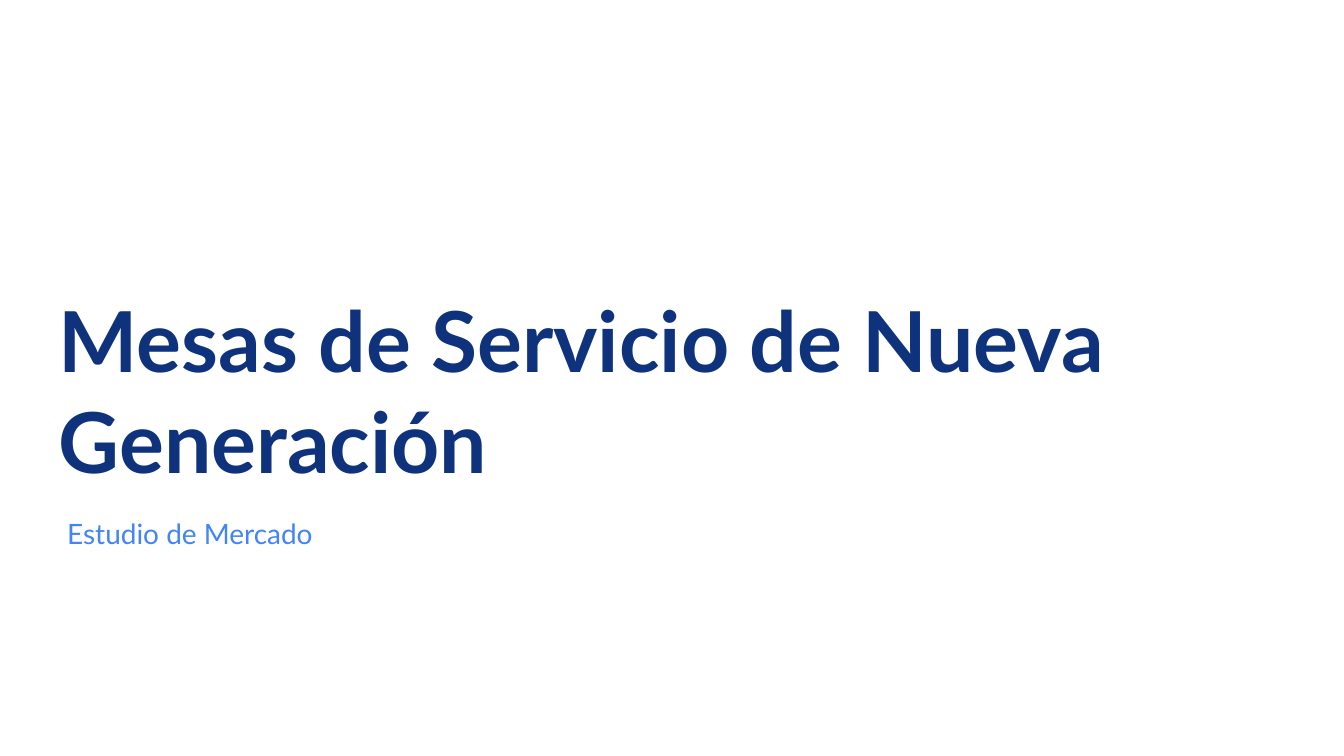
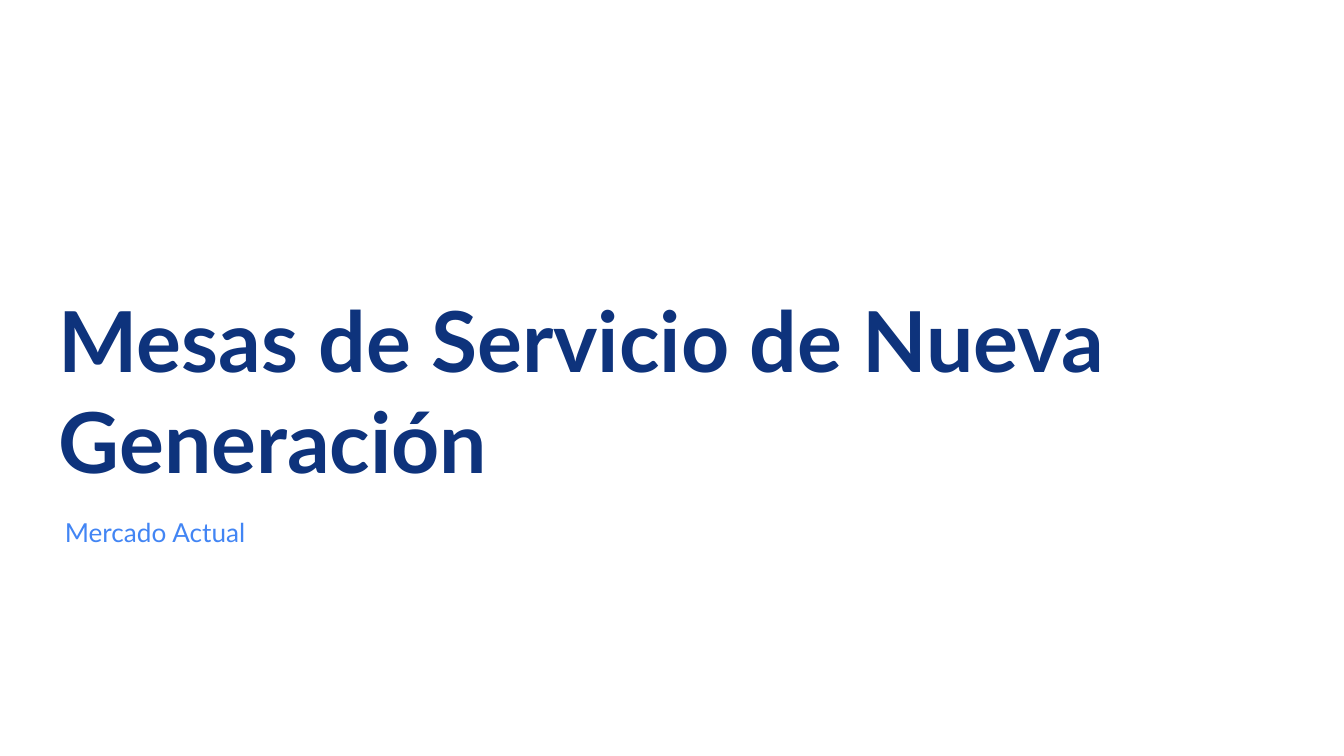
Before and after one commit to nataliazarthapersonalsoft/mesadeservicio-modernizacionaplicaciones, a slide deck: slide 8 of 01-Ideacion/01-benchmarking/Benchmarking Mesa de Servicio.pptx (slide 7 before the commit). Drawn at 1344x756 pixels with LibreOffice and Linux fonts; fonts in the diff are those of the drawing; background and template pictures are left out. Boxes give left, top, right and bottom in pixels: in the first picture for what was removed or moved away, otherwise in the second. Text is boxed around its words. In the diff, an @@ line names an element or a change of style, - is before the commit and + after.

Commit message:
subir ppts de estudio de mercado y plantillas

```diff
--- a/01-Ideacion/01-benchmarking/Benchmarking Mesa de Servicio.pptx
+++ b/01-Ideacion/01-benchmarking/Benchmarking Mesa de Servicio.pptx
@@ subtitle at [65, 522, 245, 542]: text changed; size 15 to 14 pt @@
-Estudio de Mercado
+Mercado Actual
```
Also in this commit, not shown: 13 other slides changed, 20 slides added, 1 slide removed, 10 other files.
